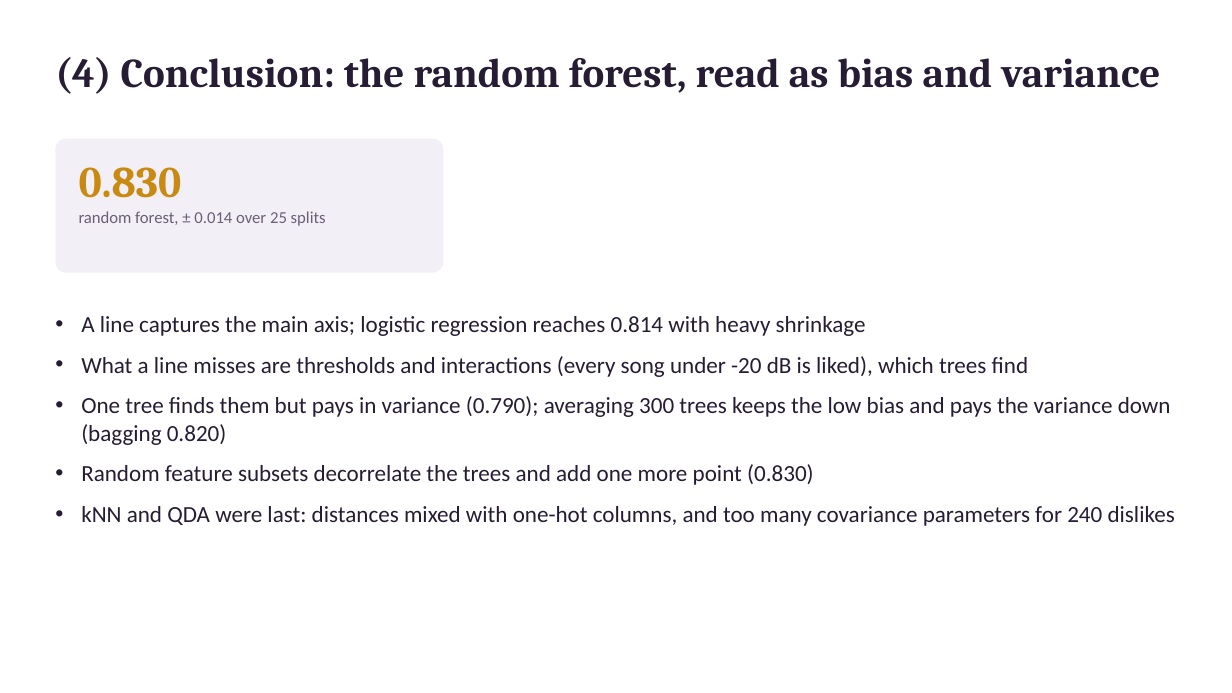
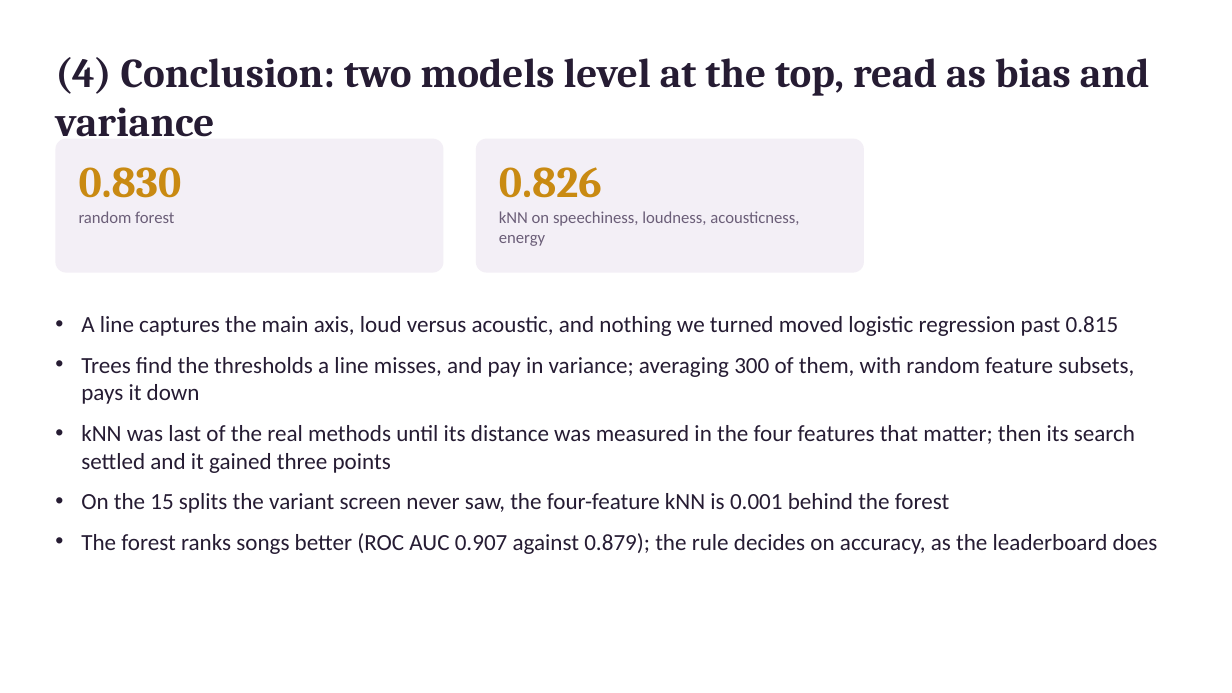
Before and after one commit to AndreassOlsson/FRTN65_code, a slide deck: slide 12 of labs/lab_1_music_taste_prediction/handin/slides.pptx (slide 9 before the commit). Drawn at 1232x693 pixels with LibreOffice and Linux fonts; fonts in the diff are those of the drawing. Boxes give left, top, right and bottom in pixels: in the first picture for what was removed or moved away, otherwise in the second. Text is boxed around its words. In the diff, an @@ line names an element or a change of style, - is before the commit and + after.

```diff
--- a/labs/lab_1_music_taste_prediction/handin/slides.pptx
+++ b/labs/lab_1_music_taste_prediction/handin/slides.pptx
@@ text at [55, 57, 1150, 137]: text changed @@
-(4) Conclusion: the random forest, read as bias and variance
+(4) Conclusion: two models level at the top, read as bias and variance
@@ rounded rectangle added at [476, 139, 864, 273], fill #F3EFF6 @@
@@ text added at [499, 167, 799, 246], 13 pt, text #6B5E78 @@
+0.826
+kNN on speechiness, loudness, acousticness, energy
@@ text at [79, 211, 174, 223]: text changed @@
-random forest, ± 0.014 over 25 splits
+random forest
@@ text at [81, 316, 1158, 554]: text changed @@
-• A line captures the main axis; logistic regression reaches 0.814 with heavy shrinkage
-• What a line misses are thresholds and interactions (every song under -20 dB is liked), which trees find
-• One tree finds them but pays in variance (0.790); averaging 300 trees keeps the low bias and pays the variance down (bagging 0.820)
-• Random feature subsets decorrelate the trees and add one more point (0.830)
-• kNN and QDA were last: distances mixed with one-hot columns, and too many covariance parameters for 240 dislikes
+• A line captures the main axis, loud versus acoustic, and nothing we turned moved logistic regression past 0.815
+• Trees find the thresholds a line misses, and pay in variance; averaging 300 of them, with random feature subsets, pays it down
+• kNN was last of the real methods until its distance was measured in the four features that matter; then its search settled and it gained three points
+• On the 15 splits the variant screen never saw, the four-feature kNN is 0.001 behind the forest
+• The forest ranks songs better (ROC AUC 0.907 against 0.879); the rule decides on accuracy, as the leaderboard does
```
Also in this commit, not shown: 6 other slides changed, 3 slides added, 15 other files.
